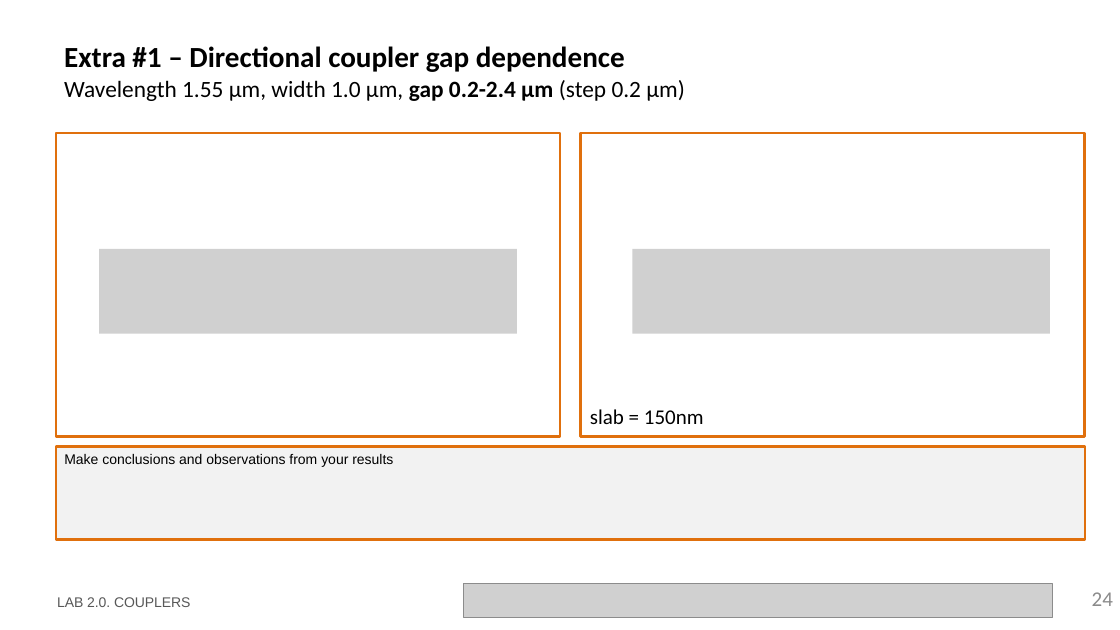
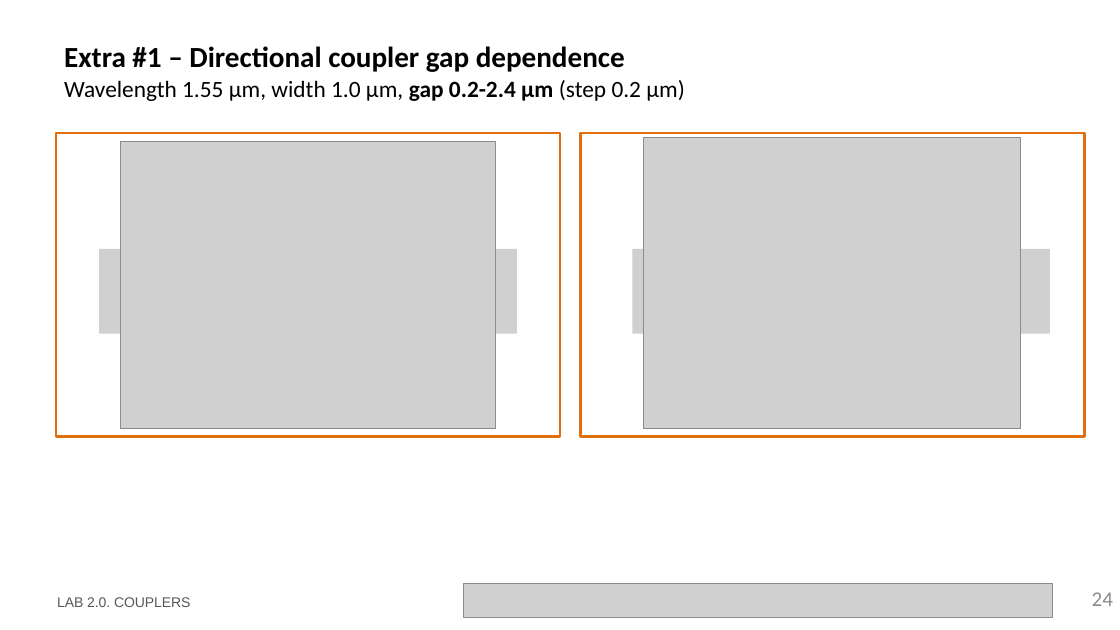
Before and after one commit to ltorjua/cifoin-lab2, a slide deck: slide 24 of LabBook_20.pptx. Drawn at 1120x630 pixels with LibreOffice and Linux fonts; fonts in the diff are those of the drawing; grey boxes stand for pictures; background and template pictures are left out. Boxes give left, top, right and bottom in pixels: in the first picture for what was removed or moved away, otherwise in the second. Text is boxed around its words. In the diff, an @@ line names an element or a change of style, - is before the commit and + after.

Commit message:
extra 1 + extra 2 redactado

```diff
--- a/LabBook_20.pptx
+++ b/LabBook_20.pptx
@@ picture added at (x1=120, y1=141, x2=496, y2=429) @@
@@ picture added at (x1=644, y1=138, x2=1021, y2=429) @@
@@ text removed at (x1=590, y1=409, x2=704, y2=424) @@
-slab = 150nm
@@ rectangle removed at (x1=56, y1=447, x2=1086, y2=540) @@
-Make conclusions and observations from your results
```
Also in this commit, not shown: 3 other slides changed, 2 slides added, 1 other file.
